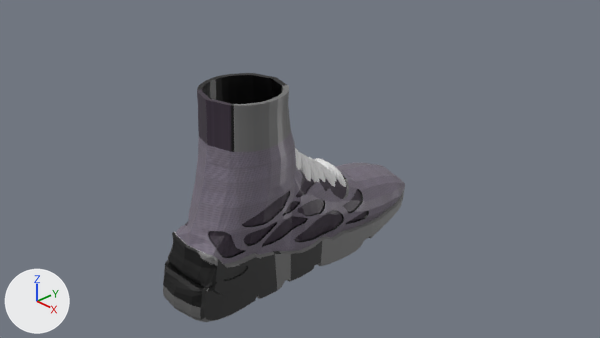
One commit to the Blender file projeto do sapato/sapato.blend: the scene before it, then after it.
Camera for both pictures: the file's camera 'Camera'. Lighting does not change. The marker at lower left points along +X, +Y and +Z.
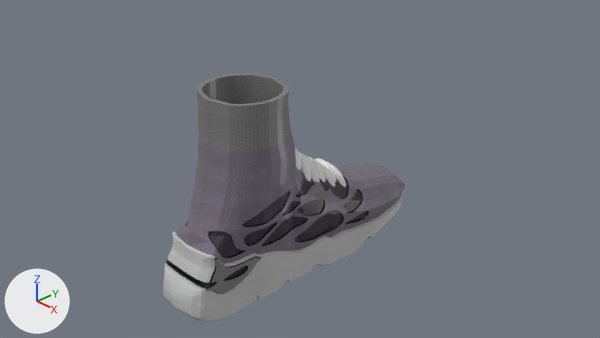
Where the change shows, as pixel boxes (x1, y1, x2, y2) in the pictures (600 x 338 px; the box of a moved part takes in the faces that stretch with it):
part 1 of me_cube, moved or reshaped
    both: (198, 280, 218, 320)
part 2 of me_cube, surface changed (black to grey)
    both: (163, 73, 404, 322)

The edits, one by one:
me_cube is used by ob_cube; location (0.0, 0.0, 0.0).
me_cube had 2308 vertices, 1927 faces and spanned x -0.63..0.48, y -2.11..2.02, z -1.6..1.31.
me_cube now has 2309 vertices, 1928 faces and spans x -0.63..0.48, y -2.11..2.02, z -1.6..1.31.
Part 1, on me_cube:
1 vertex is removed from x 0.34, y -1.92, z -1.1.
4 faces are deleted.
15 vertices in x 0.31..0.35, y -1.9..-1.71, z -0.96..-0.88 move by (-0.01, 0.0, 0.0).
2 vertices are added at (0.34, -1.92, -1.09), (0.34, -1.83, -1.14).
5 new faces join them.
me_cube part 2: 770 kept faces spanning x -0.63..0.48, y -2.11..2.02, z -1.6..1.31 get new texture (UV) coordinates.
